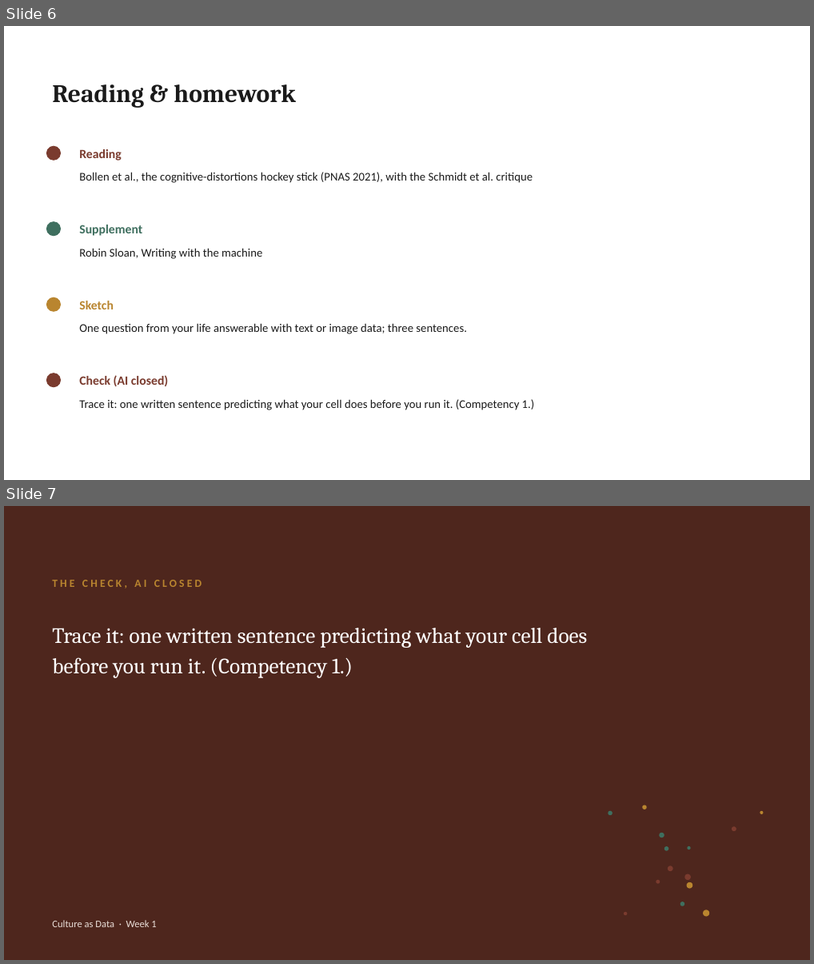
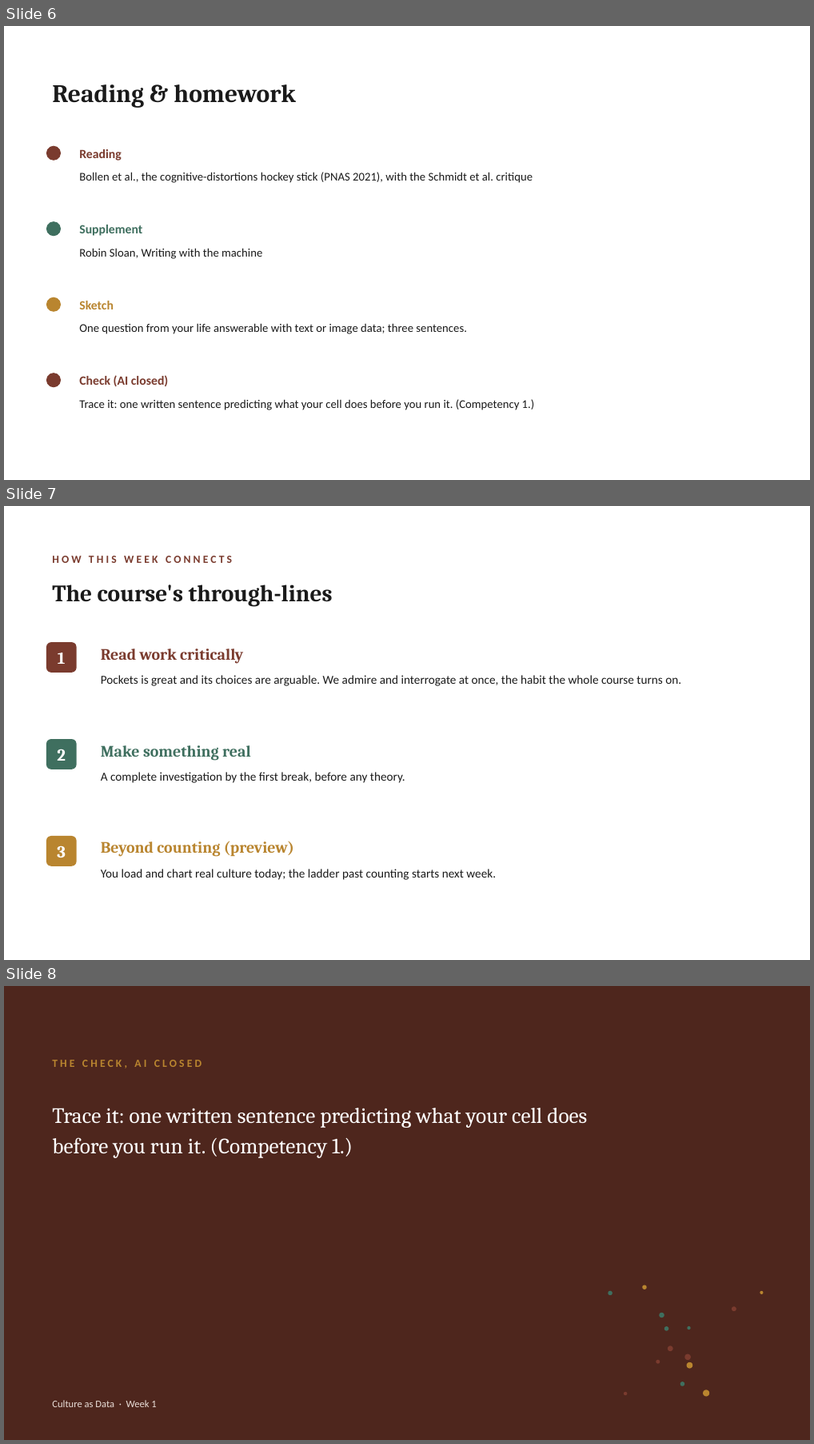
Before and after one commit to lucianli123/culture-as-data-2026, a slide deck: slides/pptx/week-01.pptx. Shown one above the other, each under a label of ours: slides 6 and 7 before the commit, slides 6, 7 and 8 after it. The pictures are 814x964 and 814x1444 pixels, drawn with LibreOffice and Linux fonts; fonts in the diff are those of the drawing. Boxes give left, top, right and bottom in pixels: in the first picture for what was removed or moved away, otherwise in the second. Text is boxed around its words. In the diff, an @@ line names an element or a change of style, - is before the commit and + after.

Commit message:
Add conceptual through-lines: per-deck slide + site section
- slides: new 'How this week connects' through-lines slide in every deck (now 8 slides each),
  tracing the course's recurring threads (beyond counting; every method is a choice; the
  readers you can and can't see; whose data and judgment; AI as instrument; images co-equal)
  and how each week advances them. Driven by THREADS in slides/export_slides.py.
- site: a 'The through-lines' section on the About page.
- Rebuilt export_slides.py and styled_pptx.js via shell (the editor kept truncating them);
  both compile, decks visual-QA'd, site 15 pages no-JS no-broken-links zero em-dashes.

```diff
--- a/slides/pptx/week-01.pptx
+++ b/slides/pptx/week-01.pptx
@@ slide 7 added at [4, 506, 810, 960], background #FFFFFF @@
@@ text added at [52, 556, 232, 563], 13 pt, text #7A3B2E, bold @@
+HOW THIS WEEK CONNECTS
@@ text added at [52, 584, 333, 607], 28 pt, text #1A1A1A, bold @@
+The course's through-lines
@@ rounded rectangle added at [46, 642, 77, 672], fill #7A3B2E @@
@@ text added at [101, 648, 243, 664], 19 pt, text #7A3B2E, bold @@
+Read work critically
@@ text added at [58, 652, 66, 664], 20 pt, text #FFFFFF, bold @@
+1
@@ text added at [101, 675, 682, 686], 14.5 pt, text #1A1A1A @@
+Pockets is great and its choices are arguable. We admire and interrogate at once, the habit the whole course turns on.
@@ rounded rectangle added at [46, 739, 77, 769], fill #3F6F5F @@
@@ text added at [101, 745, 251, 760], 19 pt, text #3F6F5F, bold @@
+Make something real
@@ text added at [57, 748, 66, 760], 20 pt, text #FFFFFF, bold @@
+2
@@ text added at [101, 772, 406, 783], 14.5 pt, text #1A1A1A @@
+A complete investigation by the first break, before any theory.
@@ rounded rectangle added at [46, 836, 77, 866], fill #B9852F @@
@@ text added at [101, 840, 294, 856], 19 pt, text #B9852F, bold @@
+Beyond counting (preview)
@@ text added at [57, 845, 66, 857], 20 pt, text #FFFFFF, bold @@
+3
@@ text added at [101, 868, 496, 880], 14.5 pt, text #1A1A1A @@
+You load and chart real culture today; the ladder past counting starts next week.
@@ what was slide 7 is now slide 8 @@
```
Also in this commit, not shown: 14 other files.
